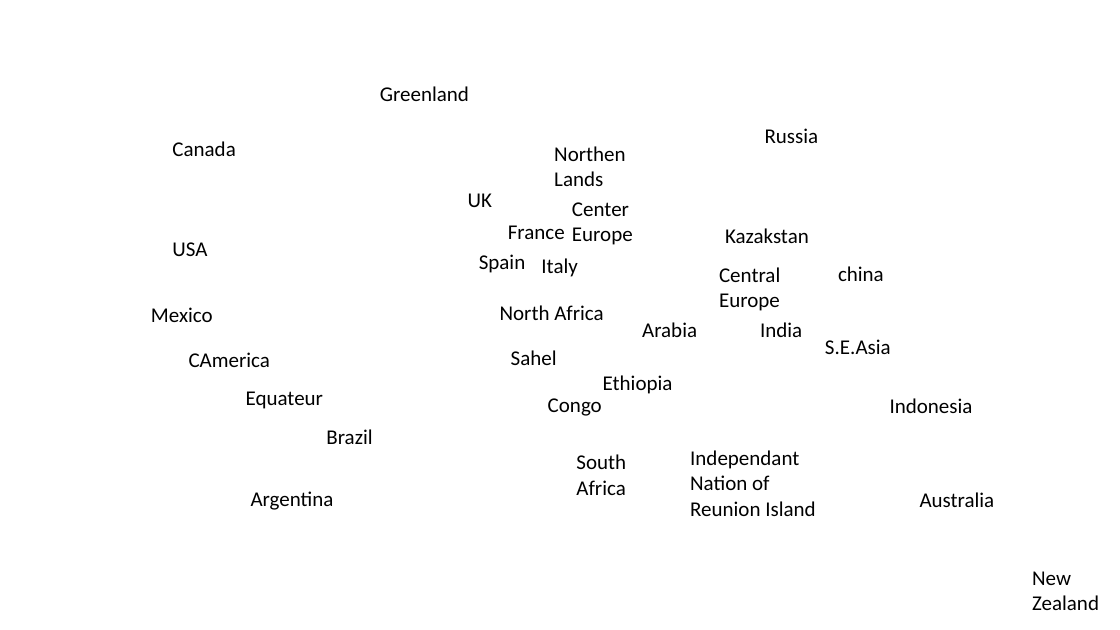
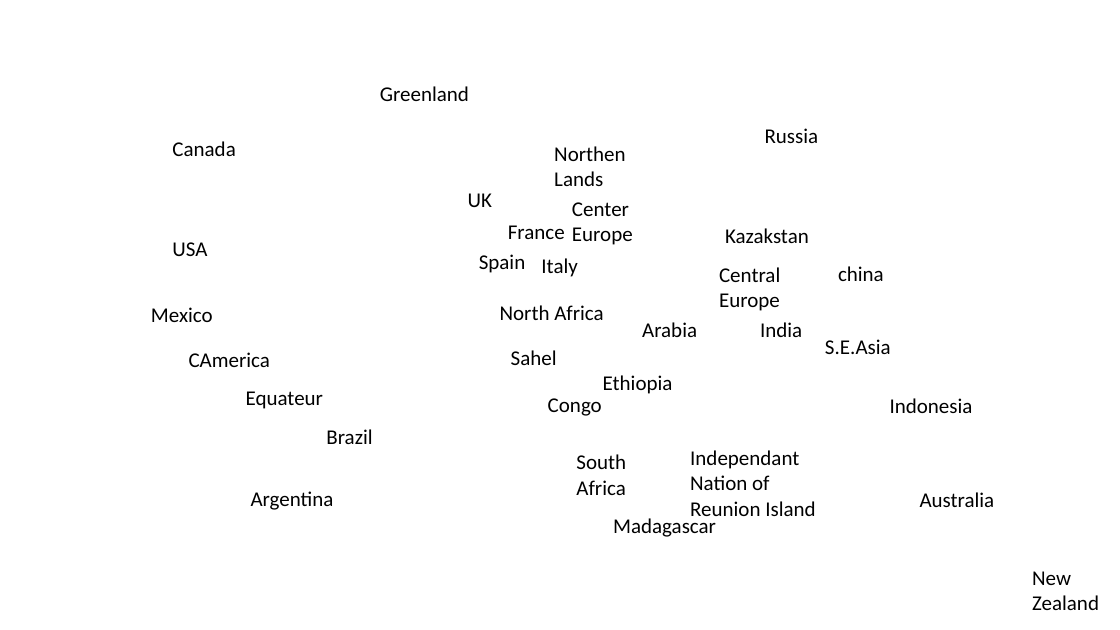
Before and after one commit to MaxleDrut/Simulation-d-epidemie, a slide deck: slide 1 of Vincent/Carte des pays.pptx. Drawn at 1120x630 pixels with LibreOffice and Linux fonts; fonts in the diff are those of the drawing; background and template pictures are left out. Boxes give left, top, right and bottom in pixels: in the first picture for what was removed or moved away, otherwise in the second. Text is boxed around its words. In the diff, an @@ line names an element or a change of style, - is before the commit and + after.

```diff
--- a/Vincent/Carte des pays.pptx
+++ b/Vincent/Carte des pays.pptx
@@ text added at <box>613,515,716,537</box>, 18 pt, text #000000 @@
+Madagascar
```
Also in this commit, not shown: 4 other files.
